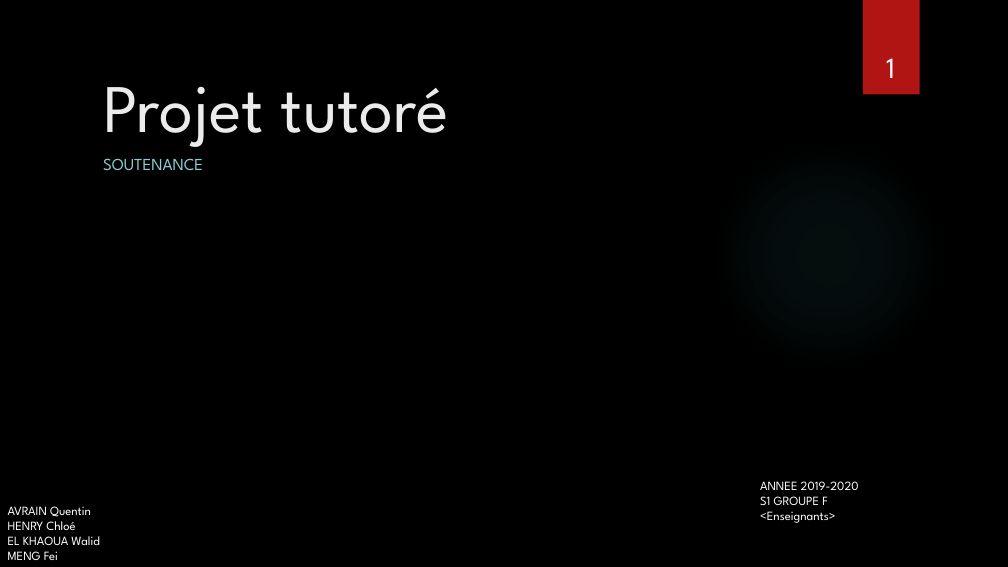
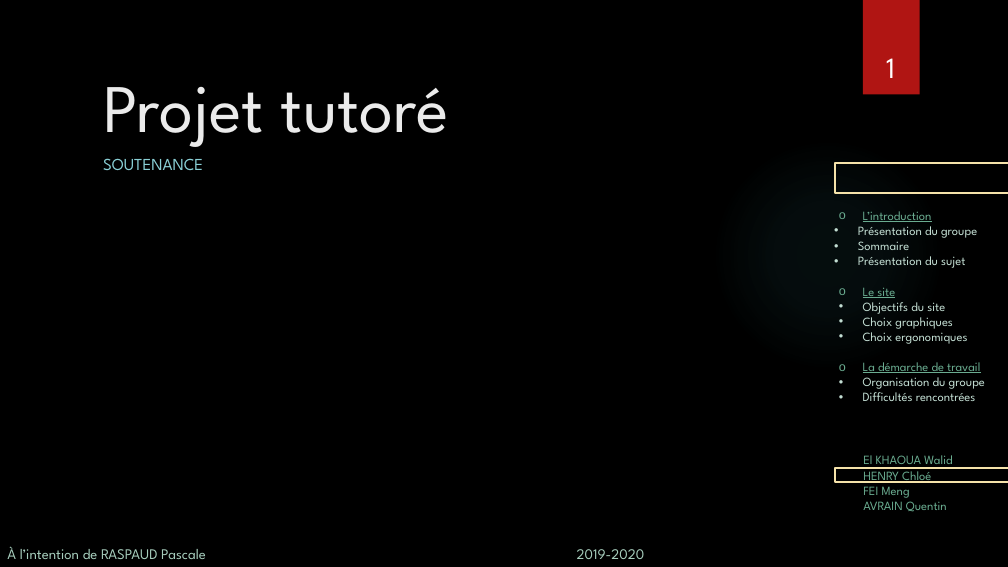
Before and after one commit to wldl/ptut, a slide deck: slide 1 of soutenance/Soutenance.pptx. Drawn at 1008x567 pixels with LibreOffice and Linux fonts; fonts in the diff are those of the drawing; background and template pictures are left out. Boxes give left, top, right and bottom in pixels: in the first picture for what was removed or moved away, otherwise in the second. Text is boxed around its words. In the diff, an @@ line names an element or a change of style, - is before the commit and + after.

```diff
--- a/soutenance/Soutenance.pptx
+++ b/soutenance/Soutenance.pptx
@@ rectangle added at (x1=836, y1=163, x2=1008, y2=194), outline #F5E2A9 1.5 pt @@
@@ text added at (x1=858, y1=211, x2=985, y2=401), 12 pt, text #C3DED3 @@
+  o L’introduction
+  • Présentation du groupe
+  • Sommaire
+  • Présentation du sujet
+  o Le site
+  • Objectifs du site
+  • Choix graphiques
+  • Choix ergonomiques
+  o La démarche de travail
+  • Organisation du groupe
+  • Difficultés rencontrées
@@ rectangle added at (x1=836, y1=468, x2=1008, y2=482), outline #F5E2A9 1.5 pt @@
@@ text added at (x1=863, y1=455, x2=953, y2=512), 12 pt, text #6AAC90 @@
+El KHAOUA Walid
+HENRY Chloé
+FEI Meng
+AVRAIN Quentin
@@ text removed at (x1=8, y1=506, x2=100, y2=560) @@
-AVRAIN Quentin
-HENRY Chloé
-EL KHAOUA Walid
-MENG Fei
@@ text removed at (x1=760, y1=481, x2=859, y2=523) @@
-ANNEE 2019-2020
-S1 GROUPE F
-<Enseignants>
@@ text added at (x1=7, y1=546, x2=645, y2=559), 14 pt, text #A6CDBC @@
+À l’intention de RASPAUD Pascale 2019-2020
```
Also in this commit, not shown: 10 other slides changed, 1 slide added, 1 slide removed, 3 other files.
